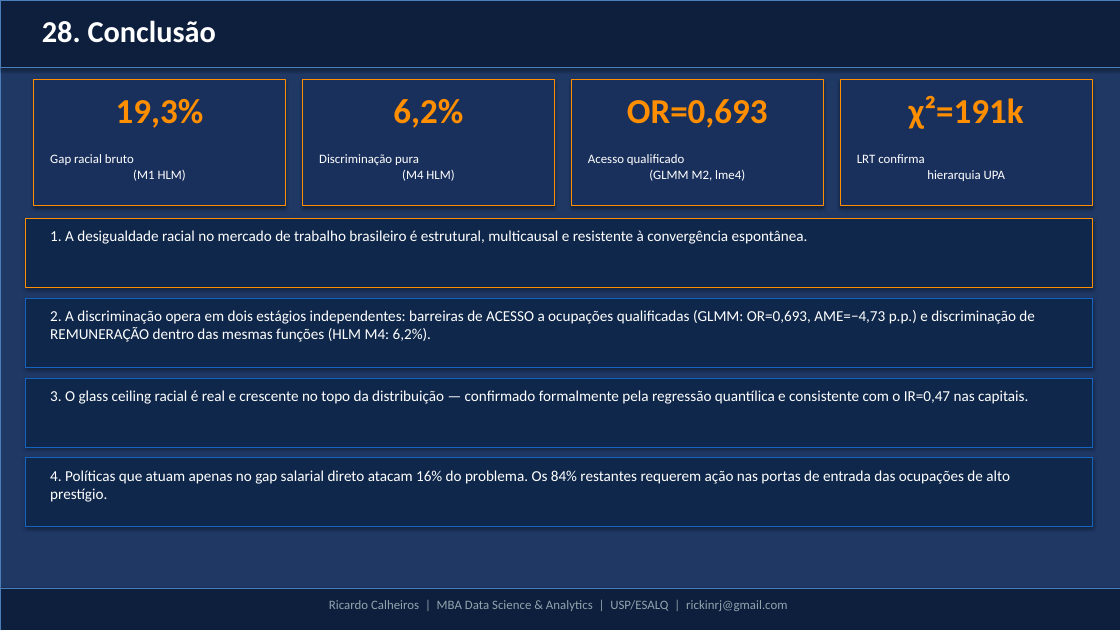
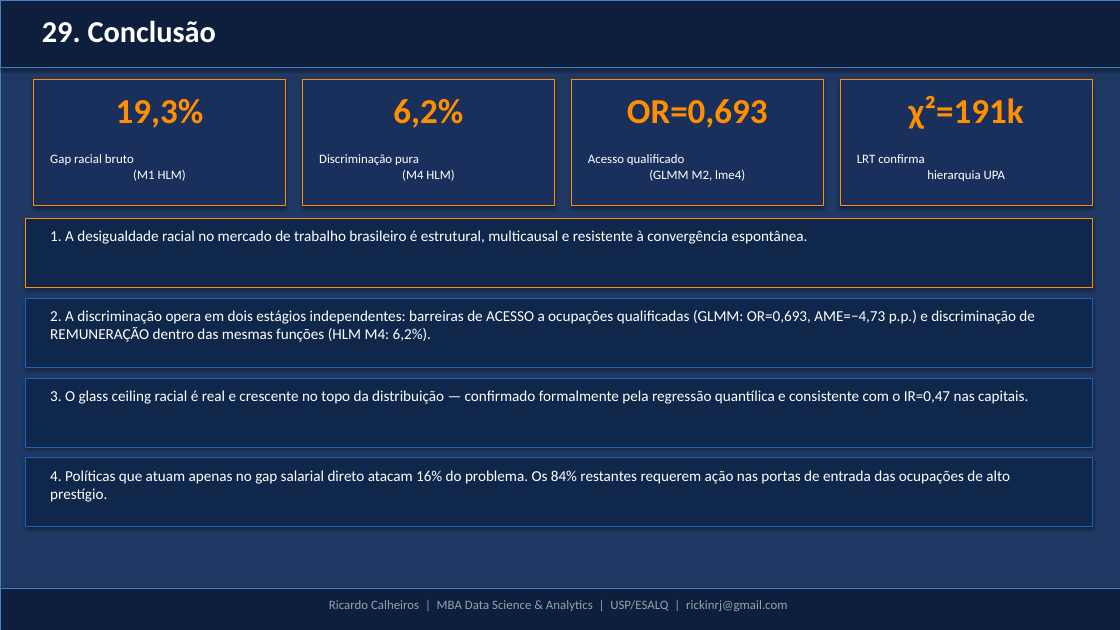
Before and after one commit to rickinrj-ux/ProjetoRacismoPNAD, a slide deck: slide 30 of apresentacao_tcc.pptx (slide 29 before the commit). Drawn at 1120x630 pixels with LibreOffice and Linux fonts; fonts in the diff are those of the drawing. Boxes give left, top, right and bottom in pixels: in the first picture for what was removed or moved away, otherwise in the second. Text is boxed around its words. In the diff, an @@ line names an element or a change of style, - is before the commit and + after.

```diff
--- a/apresentacao_tcc.pptx
+++ b/apresentacao_tcc.pptx
@@ text at [42, 20, 216, 43]: text changed @@
-28. Conclusão
+29. Conclusão
```
Also in this commit, not shown: 27 other slides changed, 1 slide added, 1 other file.
